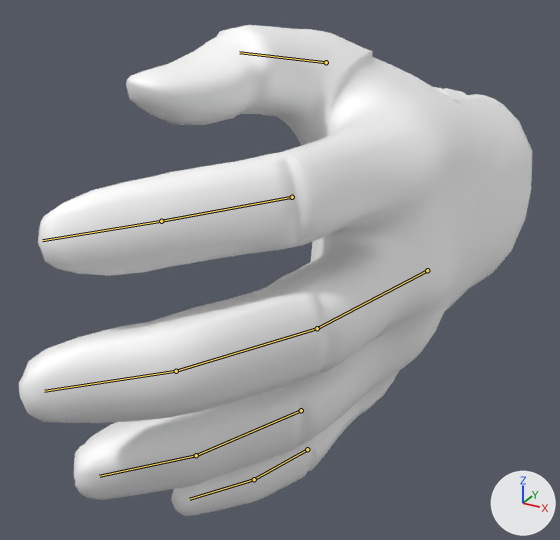
An edit to the glTF model models/vr_glove_left_model_slim_close.gltf, drawn before and after from the same camera.
One viewpoint serves both versions: a 50 mm lens placed at (0.0715, -0.2639, 0.0899), pointed at (-0.0276, -0.0838, -0.0001). The axes (+X, +Y, +Z) are drawn at lower right. The lights are the same throughout. The bones that change are drawn over the model as lines.

Names of what the first picture shows: 'vr_glove_left_slim'.
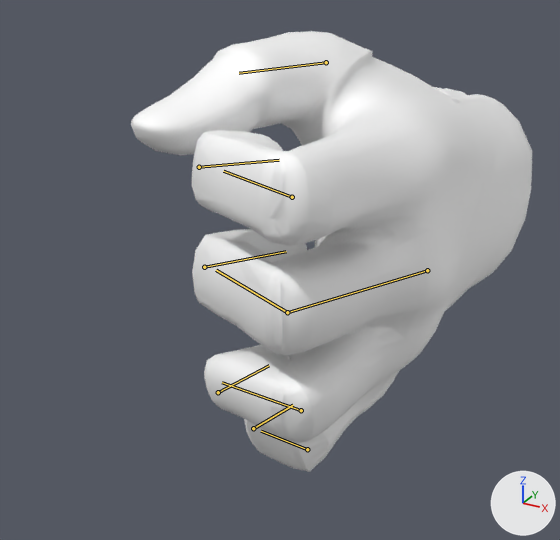
The newer file adds an action. The first version stands in its rest pose; the second is drawn at frame 0 of the action 'ArmatureAction.001_Armature.001'.

What differs and where, as boxes [x1, y1, x2, y2] in the pictures (560 x 540 px):
```json
{"object": "vr_glove_left_slim", "change": "posed", "before": [19, 25, 532, 516], "after": [131, 31, 532, 472], "on screen": "22% narrower, 10% shorter"}
{"bone": "finger_thumb_1_l", "before": "(326, 62) to (239, 52)", "after": "(326, 62) to (239, 73)"}
{"bone": "finger_index_1_l", "before": "(292, 197) to (161, 221)", "after": "(292, 197) to (223, 171)"}
{"bone": "finger_index_2_l", "before": "(161, 221) to (42, 240)", "after": "(199, 167) to (279, 160)"}
{"bone": "finger_middle_0_l", "before": "(427, 270) to (317, 328)", "after": "(427, 270) to (287, 312)"}
{"bone": "finger_middle_1_l", "before": "(317, 328) to (176, 371)", "after": "(287, 312) to (216, 270)"}
{"bone": "finger_middle_2_l", "before": "(176, 371) to (44, 391)", "after": "(204, 267) to (286, 251)"}
{"bone": "finger_ring_1_l", "before": "(301, 410) to (196, 455)", "after": "(301, 410) to (222, 382)"}
{"bone": "finger_ring_2_l", "before": "(196, 455) to (99, 476)", "after": "(218, 392) to (269, 365)"}
{"bone": "finger_pinky_1_l", "before": "(307, 449) to (254, 479)", "after": "(307, 449) to (261, 431)"}
{"bone": "finger_pinky_2_l", "before": "(254, 479) to (189, 499)", "after": "(253, 428) to (293, 405)"}
```

Edits to the scene script, one JSON object a line:
```json
{"block": "bone_finger_thumb_1_l", "where": "bone_finger_thumb_1_l = bpy.data.objects['Armature'].pose.bones['finger_thumb_1_l']  # child of 'finger_thumb_0_l'"}
{"op": "set", "path": "bone_finger_thumb_1_l.rotation_quaternion", "old": "(1.0, 0.0, 0.0, 0.0)", "new": "(0.996, 0.08, -0.029, -0.007)", "note": "degrees (0, 0, 0) -> degrees (9, -3, -1)"}
{"block": "bone_finger_index_1_l", "where": "bone_finger_index_1_l = bpy.data.objects['Armature'].pose.bones['finger_index_1_l']  # child of 'finger_index_0_l'"}
{"op": "set", "path": "bone_finger_index_1_l.rotation_quaternion", "old": "(1.0, 0.0, 0.0, 0.0)", "new": "(0.77, 0.624, 0.027, 0.133)", "note": "degrees (0, 0, 0) -> degrees (77, -7, 14)"}
{"block": "bone_finger_index_2_l", "where": "bone_finger_index_2_l = bpy.data.objects['Armature'].pose.bones['finger_index_2_l']  # child of 'finger_index_1_l'"}
{"op": "set", "path": "bone_finger_index_2_l.location", "old": "(0.0, 0.0, 0.0)", "new": "(0.0004, 0.0057, -0.004)"}
{"op": "set", "path": "bone_finger_index_2_l.rotation_quaternion", "old": "(1.0, 0.0, 0.0, 0.0)", "new": "(0.746, 0.65, 0.051, 0.132)", "note": "degrees (0, 0, 0) -> degrees (81, -6, 15)"}
{"block": "bone_finger_middle_0_l", "where": "bone_finger_middle_0_l = bpy.data.objects['Armature'].pose.bones['finger_middle_0_l']  # child of 'finger_middle_meta_l'"}
{"op": "set", "path": "bone_finger_middle_0_l.rotation_quaternion", "old": "(1.0, 0.0, 0.0, 0.0)", "new": "(0.993, 0.116, 0.001, 0.01)", "note": "degrees (0, 0, 0) -> degrees (13, 0, 1)"}
{"block": "bone_finger_middle_1_l", "where": "bone_finger_middle_1_l = bpy.data.objects['Armature'].pose.bones['finger_middle_1_l']  # child of 'finger_middle_0_l'"}
{"op": "set", "path": "bone_finger_middle_1_l.rotation_quaternion", "old": "(1.0, 0.0, 0.0, 0.0)", "new": "(0.815, 0.578, 0.023, 0.045)", "note": "degrees (0, 0, 0) -> degrees (71, -1, 6)"}
{"block": "bone_finger_middle_2_l", "where": "bone_finger_middle_2_l = bpy.data.objects['Armature'].pose.bones['finger_middle_2_l']  # child of 'finger_middle_1_l'"}
{"op": "set", "path": "bone_finger_middle_2_l.location", "old": "(0.0, 0.0, 0.0)", "new": "(0.0, 0.0026, -0.0024)"}
{"op": "set", "path": "bone_finger_middle_2_l.rotation_quaternion", "old": "(1.0, 0.0, 0.0, 0.0)", "new": "(0.796, 0.603, 0.031, 0.039)", "note": "degrees (0, 0, 0) -> degrees (74, 0, 6)"}
{"block": "bone_finger_ring_1_l", "where": "bone_finger_ring_1_l = bpy.data.objects['Armature'].pose.bones['finger_ring_1_l']  # child of 'finger_ring_0_l'"}
{"op": "set", "path": "bone_finger_ring_1_l.rotation_quaternion", "old": "(1.0, 0.0, 0.0, 0.0)", "new": "(0.82, 0.563, 0.072, -0.071)", "note": "degrees (0, 0, 0) -> degrees (69, 11, -2)"}
{"block": "bone_finger_ring_2_l", "where": "bone_finger_ring_2_l = bpy.data.objects['Armature'].pose.bones['finger_ring_2_l']  # child of 'finger_ring_1_l'"}
{"op": "set", "path": "bone_finger_ring_2_l.location", "old": "(0.0, 0.0, 0.0)", "new": "(0.0018, -0.0008, -0.0021)"}
{"op": "set", "path": "bone_finger_ring_2_l.rotation_quaternion", "old": "(1.0, 0.0, 0.0, 0.0)", "new": "(0.819, 0.564, 0.055, -0.089)", "note": "degrees (0, 0, 0) -> degrees (69, 11, -5)"}
{"block": "bone_finger_pinky_1_l", "where": "bone_finger_pinky_1_l = bpy.data.objects['Armature'].pose.bones['finger_pinky_1_l']  # child of 'finger_pinky_0_l'"}
{"op": "set", "path": "bone_finger_pinky_1_l.rotation_quaternion", "old": "(1.0, 0.0, 0.0, 0.0)", "new": "(0.785, 0.581, 0.081, -0.196)", "note": "degrees (0, 0, 0) -> degrees (71, 21, -13)"}
{"block": "bone_finger_pinky_2_l", "where": "bone_finger_pinky_2_l = bpy.data.objects['Armature'].pose.bones['finger_pinky_2_l']  # child of 'finger_pinky_1_l'"}
{"op": "set", "path": "bone_finger_pinky_2_l.location", "old": "(0.0, 0.0, 0.0)", "new": "(-0.0004, 0.0023, -0.001)"}
{"op": "set", "path": "bone_finger_pinky_2_l.rotation_quaternion", "old": "(1.0, 0.0, 0.0, 0.0)", "new": "(0.776, 0.593, 0.022, -0.212)", "note": "degrees (0, 0, 0) -> degrees (72, 17, -18)"}
```
